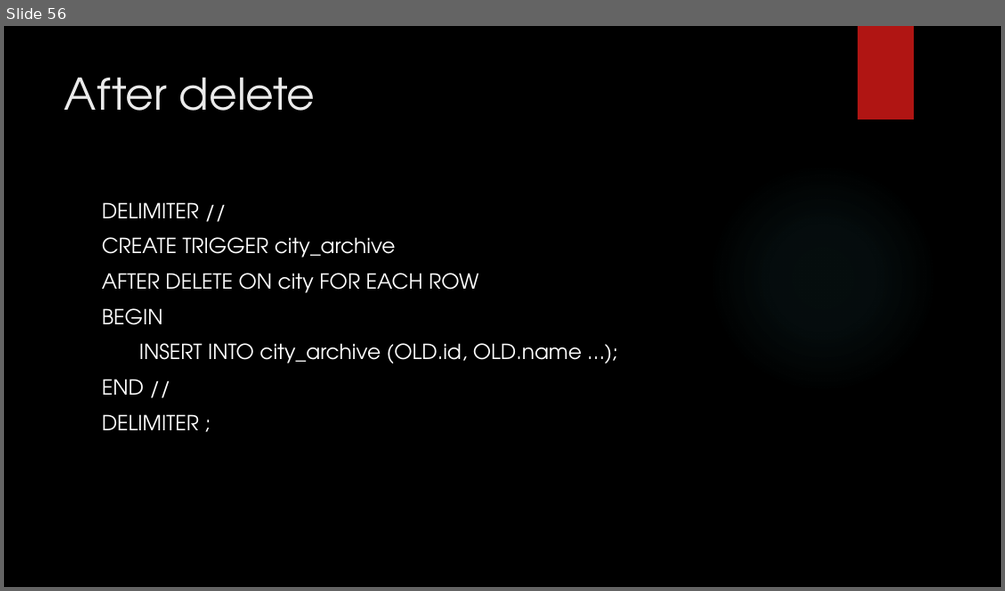
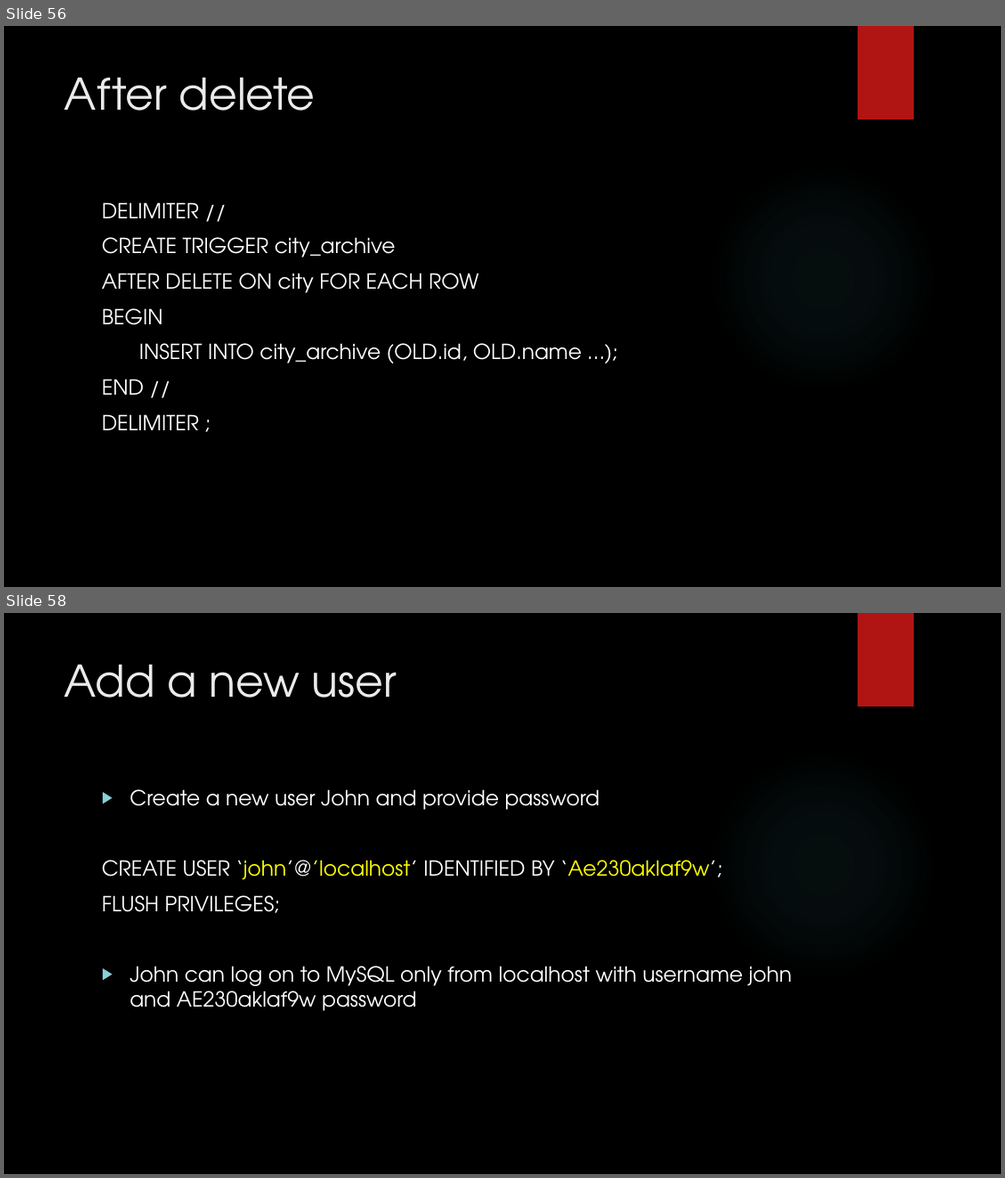
Before and after one commit to zedfoxus/database-bootcamp, a slide deck: Presentation/Database-Bootcamp-Presentation.pptx. Shown one above the other, each under a label of ours: slide 56 before the commit, slides 56 and 58 after it; the slides between them are not shown. The pictures are 1005x591 and 1005x1178 pixels, drawn with LibreOffice and Linux fonts; fonts in the diff are those of the drawing; background and template pictures are left out. Boxes give left, top, right and bottom in pixels: in the first picture for what was removed or moved away, otherwise in the second. Text is boxed around its words. In the diff, an @@ line names an element or a change of style, - is before the commit and + after.

```diff
--- a/Presentation/Database-Bootcamp-Presentation.pptx
+++ b/Presentation/Database-Bootcamp-Presentation.pptx
@@ slide 58 added at [4, 613, 1001, 1174], background picture (left out); not listed: 2 template elements that a slide beside it also shows @@
@@ title added at [65, 664, 396, 698], 42 pt, text #EBEBEB @@
+Add a new user
@@ text added at [102, 789, 793, 1011], 20 pt, text #FFFFFF @@
+▶ Create a new user John and provide password
+CREATE USER ‘john’@’localhost’ IDENTIFIED BY ‘Ae230aklaf9w’;
+FLUSH PRIVILEGES;
+▶ John can log on to MySQL only from localhost with username john and AE230aklaf9w password
```
Also in this commit, not shown: 2 other slides added.
